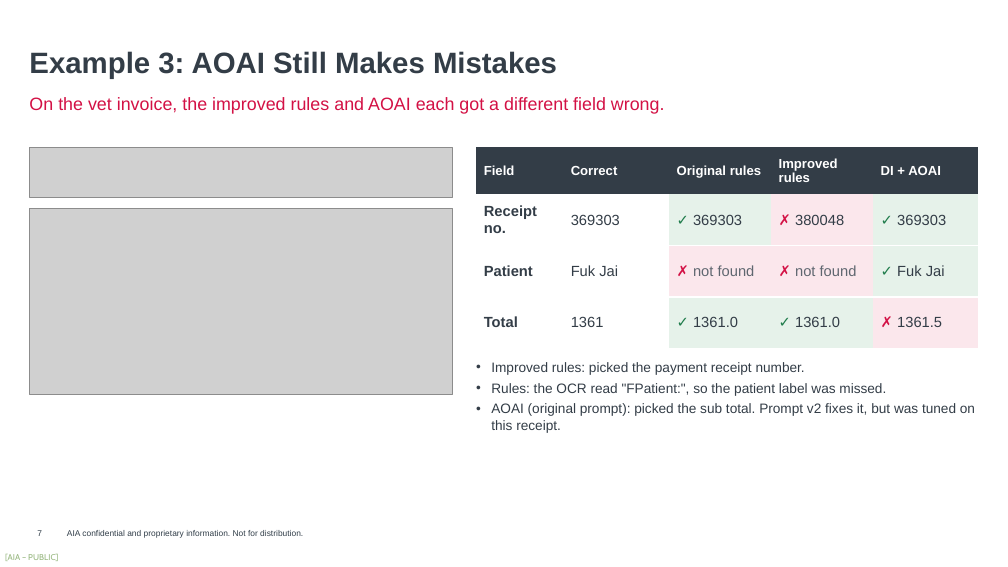
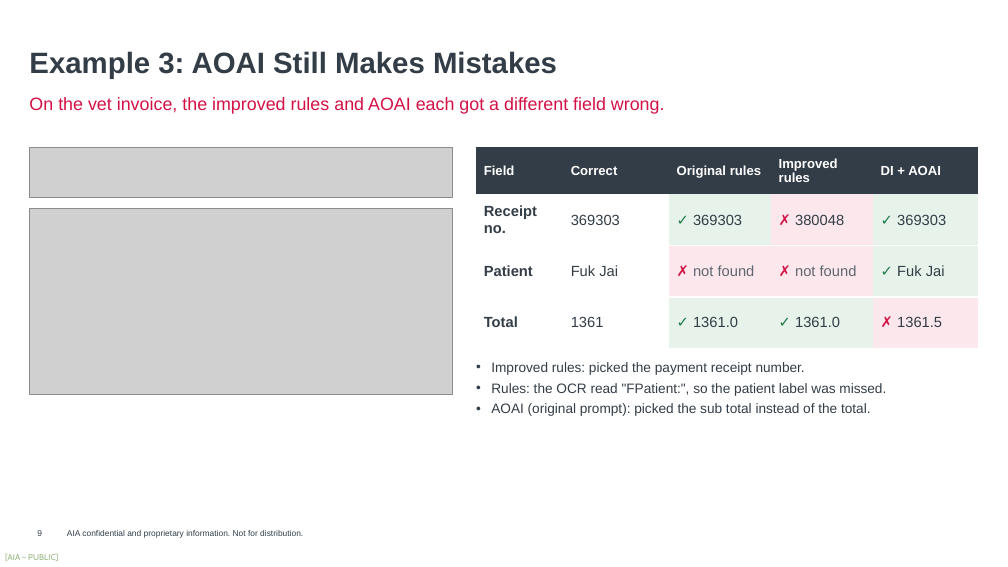
Before and after one commit to harrysokool/playground, a slide deck: slide 9 of ppt/ocr_benchmark/current/OCR_Benchmark_V3.pptx (slide 7 before the commit). Drawn at 1008x567 pixels with LibreOffice and Linux fonts; fonts in the diff are those of the drawing; grey boxes stand for pictures; background and template pictures are left out. Boxes give left, top, right and bottom in pixels: in the first picture for what was removed or moved away, otherwise in the second. Text is boxed around its words. In the diff, an @@ line names an element or a change of style, - is before the commit and + after.

```diff
--- a/ppt/ocr_benchmark/current/OCR_Benchmark_V3.pptx
+++ b/ppt/ocr_benchmark/current/OCR_Benchmark_V3.pptx
@@ text at (x1=491, y1=403, x2=871, y2=416): text changed @@
-• AOAI (original prompt): picked the sub total. Prompt v2 fixes it, but was tuned on this receipt.
+• AOAI (original prompt): picked the sub total instead of the total.
```
Also in this commit, not shown: 1 other slide changed, 2 slides added, 16 other files.
